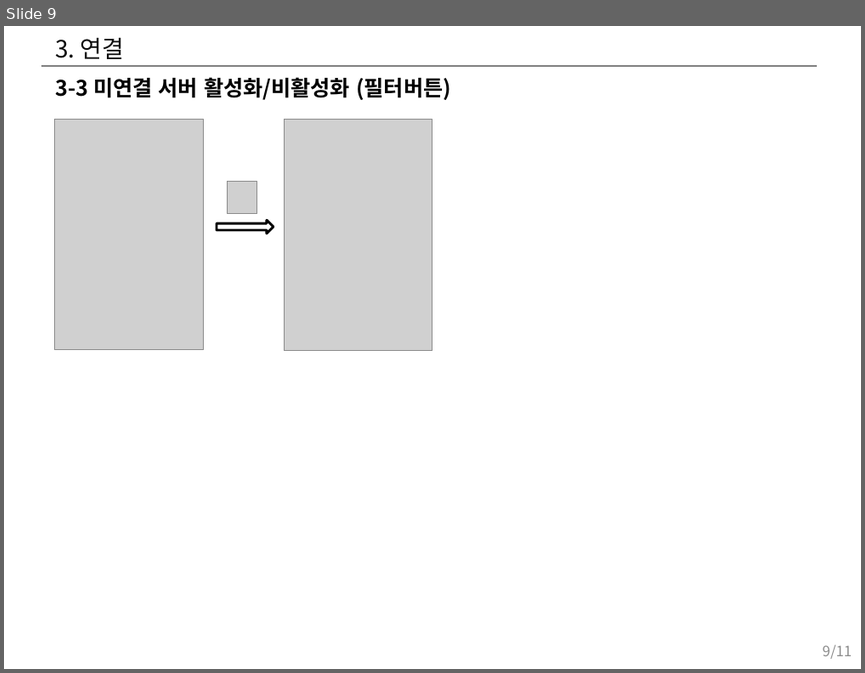
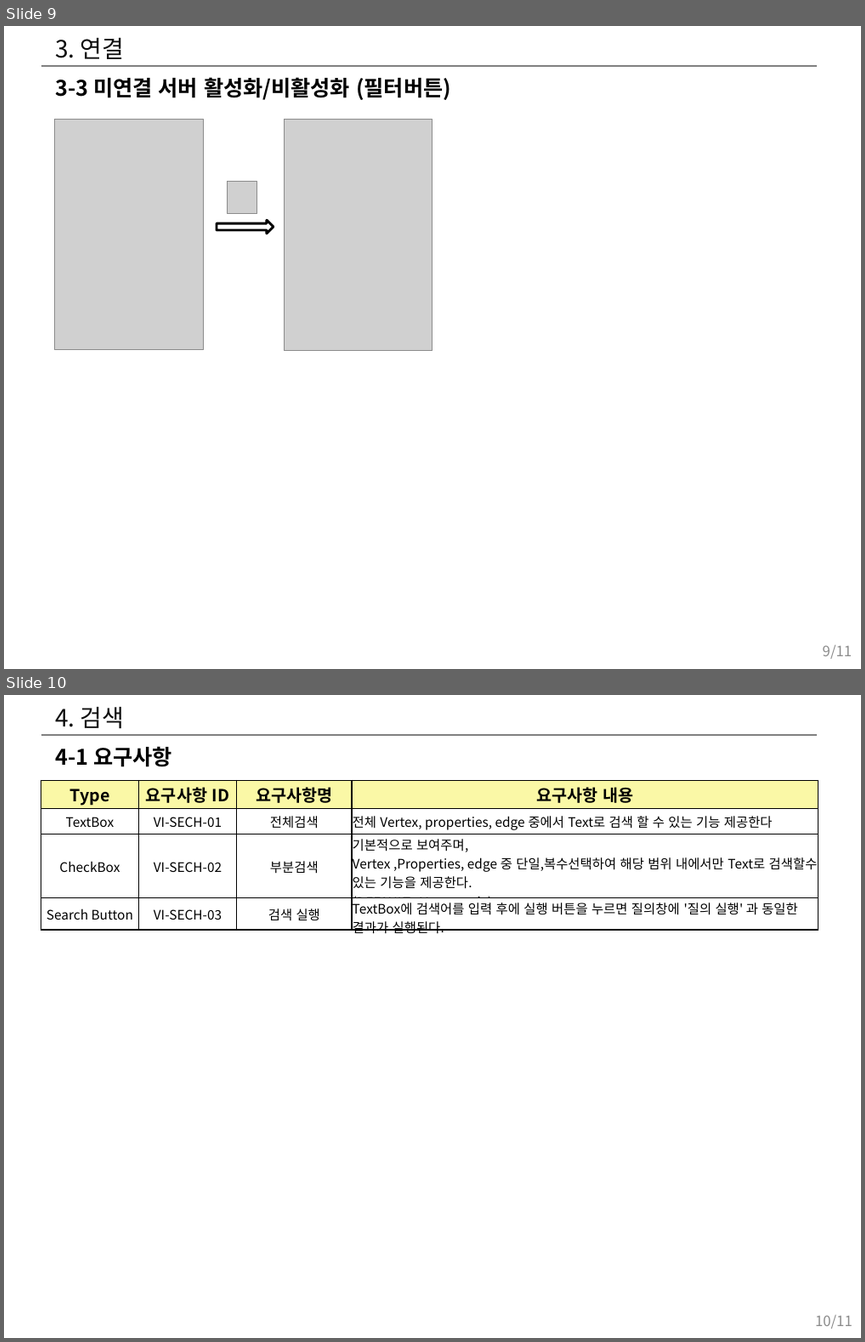
Before and after one commit to hwany7seo/gdbms_document, a slide deck: mockup/시각화도구_UI_UX_기획서.pptx. Shown one above the other, each under a label of ours: slide 9 before the commit, slides 9 and 10 after it. The pictures are 865x673 and 865x1342 pixels, drawn with LibreOffice and Linux fonts; fonts in the diff are those of the drawing; grey boxes stand for pictures. Boxes give left, top, right and bottom in pixels: in the first picture for what was removed or moved away, otherwise in the second. Text is boxed around its words. In the diff, an @@ line names an element or a change of style, - is before the commit and + after.

```diff
--- a/mockup/시각화도구_UI_UX_기획서.pptx
+++ b/mockup/시각화도구_UI_UX_기획서.pptx
@@ slide 10 added at bbox=[4, 695, 861, 1338], background #FFFFFF; not listed: 1 template element that a slide beside it also shows @@
@@ title added at bbox=[55, 707, 125, 729], 20 pt, text #0D0D0D @@
+4. 검색
@@ text added at bbox=[55, 746, 172, 767], 18 pt, text #000000, bold @@
+4-1 요구사항
@@ table added at bbox=[41, 780, 818, 937], 4 rows, 4 columns @@
+Type | 요구사항 ID | 요구사항명 | 요구사항 내용
+TextBox | VI-SECH-01 | 전체검색 | 전체 Vertex, properties, edge 중에서 Text로 검색 할 수 있는 기능 제공한다
+CheckBox | VI-SECH-02 | 부분검색 | 기본적으로 보여주며, Vertex ,Properties, edge 중 단일,복수선택하여 해당 범위 내에서만 Text로 검색할수 있는 기능을 제공한다. (DEFAULT : Vertex only)
+Search Button | VI-SECH-03 | 검색 실행 | TextBox에 검색어를 입력 후에 실행 버튼을 누르면 질의창에 '질의 실행' 과 동일한 결과가 실행된다.
@@ page number added at bbox=[815, 1315, 852, 1328], 12 pt, text #8C8C8C @@
+10/11
```
Also in this commit, not shown: 3 slides changed, 8 other slides added, 6 other files.
